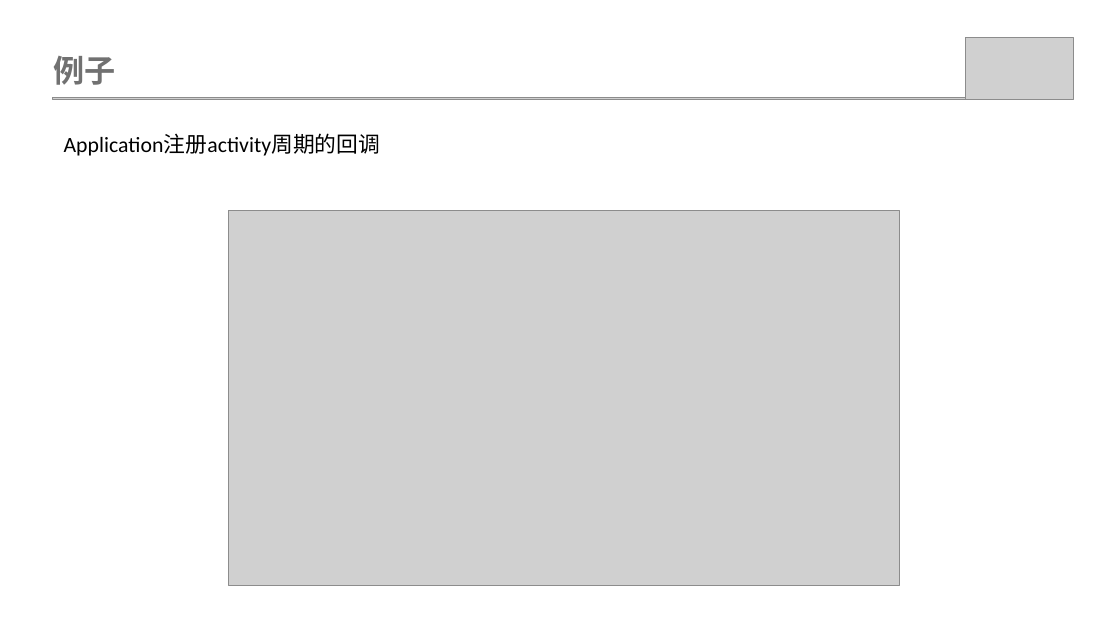
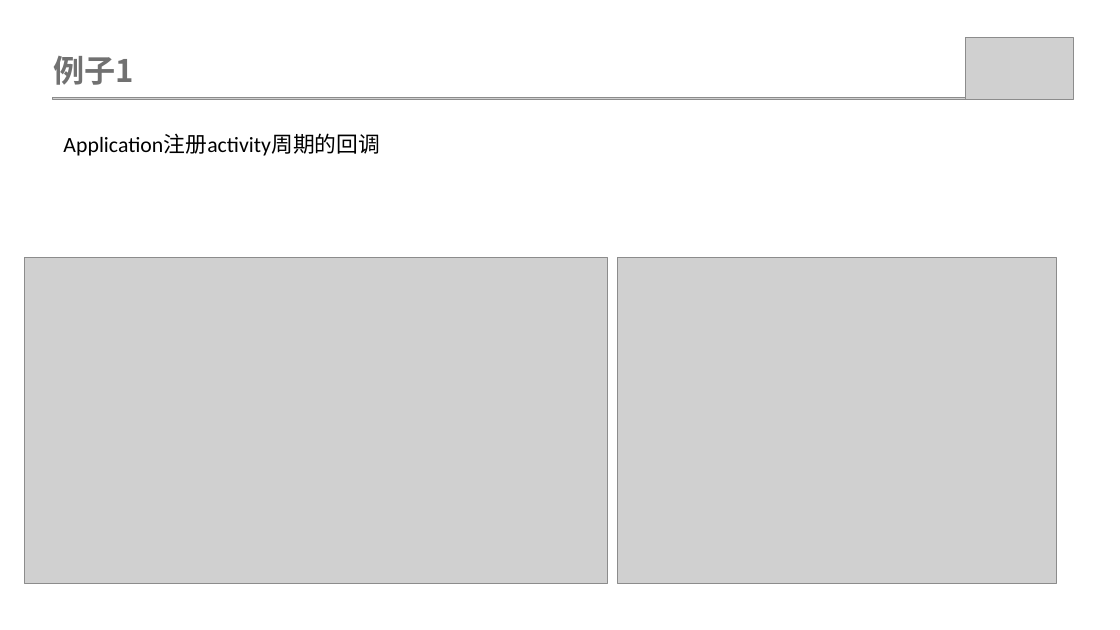
Before and after one commit to weiwangqiang/SharePPT, a slide deck: slide 8 of ObservableMode/观查者模式.pptx. Drawn at 1120x630 pixels with LibreOffice and Linux fonts; fonts in the diff are those of the drawing; grey boxes stand for pictures. Boxes give left, top, right and bottom in pixels: in the first picture for what was removed or moved away, otherwise in the second. Text is boxed around its words. In the diff, an @@ line names an element or a change of style, - is before the commit and + after.

```diff
--- a/ObservableMode/观查者模式.pptx
+++ b/ObservableMode/观查者模式.pptx
@@ text at <box>53,56,134,85</box>: text changed @@
-例子
+例子1
@@ picture: place and size @@
-picture at <box>228,211,899,585</box>
+picture at <box>25,258,608,584</box>
@@ picture added at <box>617,258,1056,584</box> @@
```
Also in this commit, not shown: 4 other slides changed, 8 other files.
